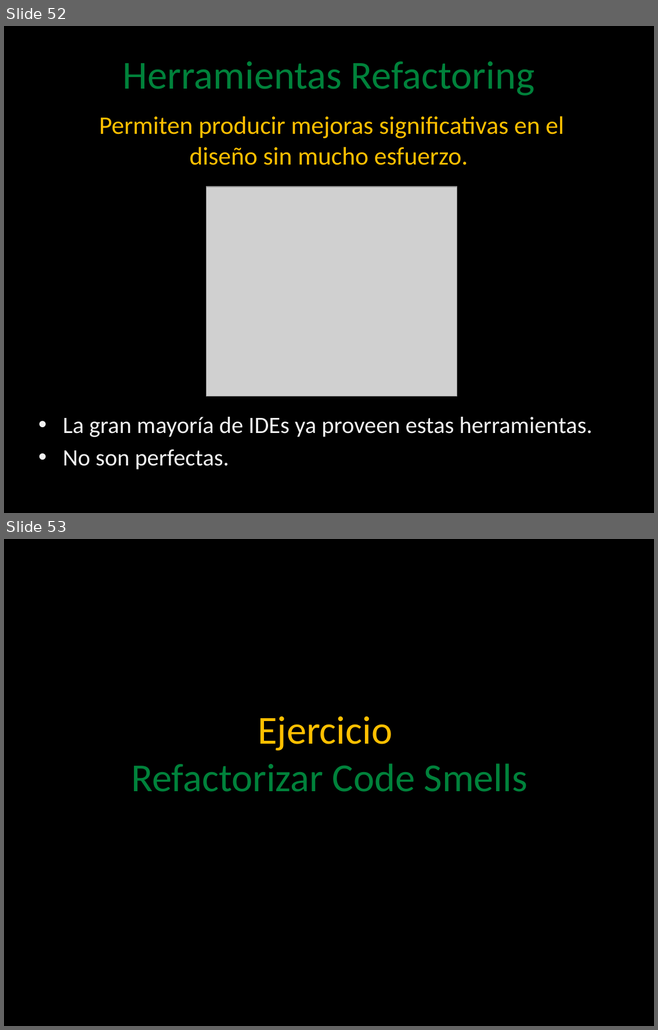
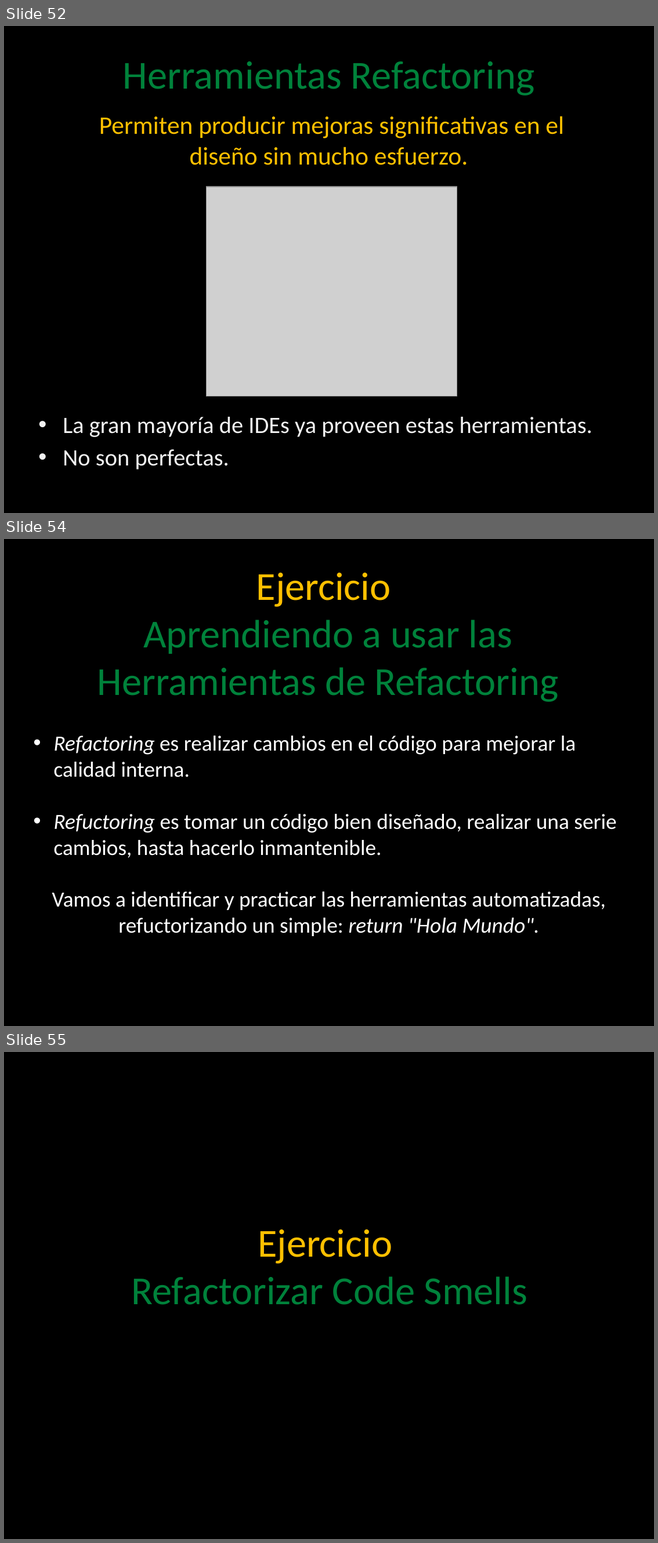
Before and after one commit to angelnunezsalazar/Code-Smells-and-Refactoring, a slide deck: Diapositivas/Code Smells and Refactoring.pptx. Shown one above the other, each under a label of ours: slides 52 and 53 before the commit, slides 52, 54 and 55 after it; the slides between them are not shown. The pictures are 658x1030 and 658x1543 pixels, drawn with LibreOffice and Linux fonts; fonts in the diff are those of the drawing; grey boxes stand for pictures; background and template pictures are left out. Boxes give left, top, right and bottom in pixels: in the first picture for what was removed or moved away, otherwise in the second. Text is boxed around its words. In the diff, an @@ line names an element or a change of style, - is before the commit and + after.

Commit message:
Ejercicios: - Refuctoring - Inverse Refactoring

```diff
--- a/Diapositivas/Code Smells and Refactoring.pptx
+++ b/Diapositivas/Code Smells and Refactoring.pptx
@@ slide 54 added at [4, 539, 654, 1026], background picture (left out) @@
@@ title added at [97, 573, 558, 702], 44 pt, text #00823B @@
+Ejercicio
+Aprendiendo a usar las Herramientas de Refactoring
@@ text added at [52, 736, 616, 936], 24 pt, text #FFFFFF @@
+• Refactoring es realizar cambios en el código para mejorar la calidad interna.
+• Refuctoring es tomar un código bien diseñado, realizar una serie cambios, hasta hacerlo inmantenible.
+Vamos a identificar y practicar las herramientas automatizadas, refuctorizando un simple: return "Hola Mundo".
@@ what was slide 53 is now slide 55 @@
```
Also in this commit, not shown: 2 other slides added, 1 slide removed, 9 other files.
